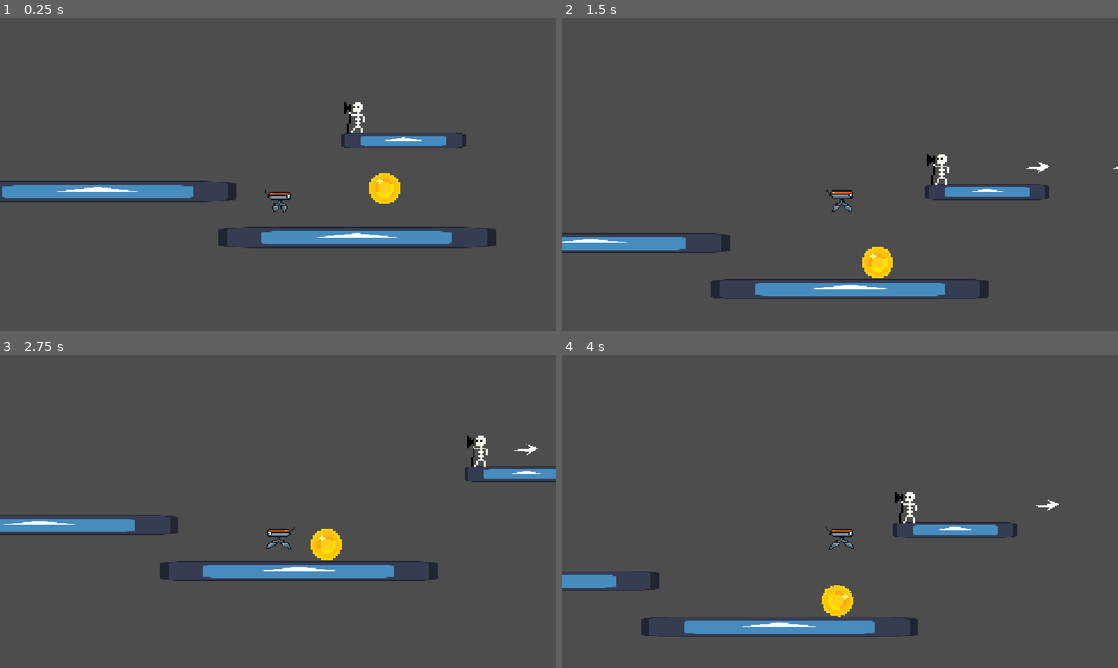
Above: before the commit, frames 1-4 (two rows, left to right).
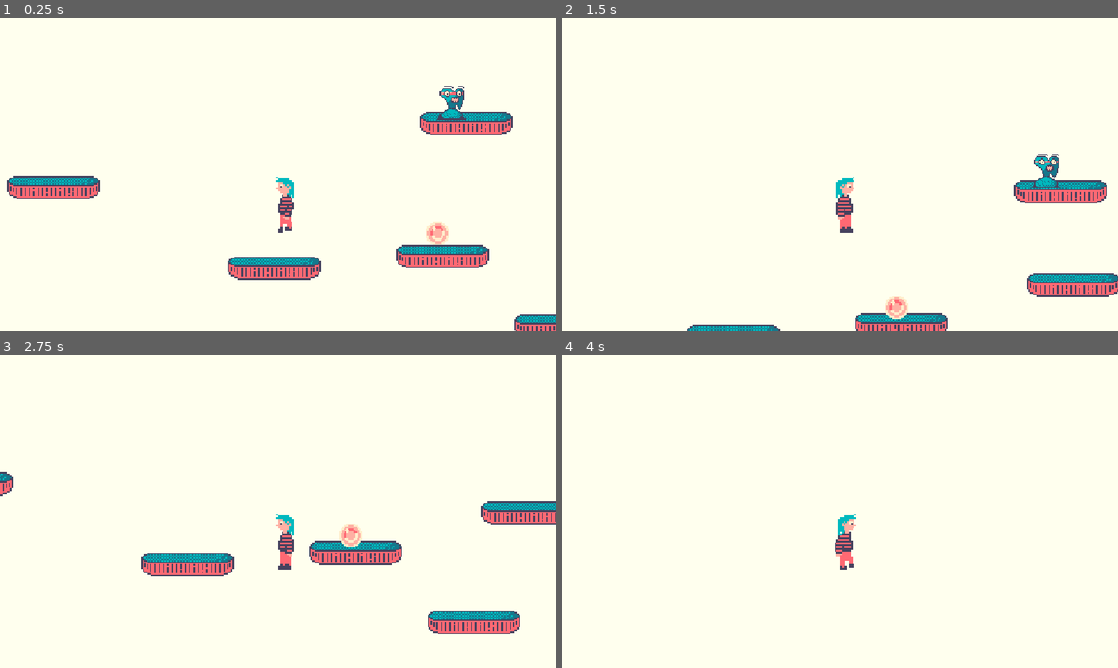
Above: after the commit, the same moments.

Repository: InnDieGames/godot-platformer
Game: Godot game, scene res://Level.tscn
The game is run twice, just before and just after one commit, with the same random seed, the same clock (stepped at 60 frames per second) and the same inputs. The engine's default icon, where the game draws it, is replaced by a stand-in: a white triangle on a blue panel in a dark square.
Inputs:
- Up to frame 1 (0.25 s): no input
- Up to frame 2 (1.5 s): tap Enter (ui_accept) at 0.5, 0.77 s; hold Right (ui_right) from 0.53 s (still down)
- Up to frame 3 (2.75 s): tap Enter (ui_accept) at 1.52 s; release Right (ui_right) at 2.03 s; hold Left (ui_left) from 2.03 s (still down)
- Up to frame 4 (4 s): release Left (ui_left) at 2.78 s; hold Right (ui_right) from 2.78 s (still down); tap Enter (ui_accept) at 3.02, 3.77 s

The runs differ from the first frame. In frame 1, 98% of the frame differs, in the area x 0-100%, y 0-100%; in frame 2, 98%; in frame 3, 98%; in frame 4, 100%.

Commit message:
new sprites

Diff:
--- a/Bullet.tscn
+++ b/Bullet.tscn
@@ -1,16 +1,31 @@
 [gd_scene format=3 uid="uid://efqihhycxpop"]
 
 [ext_resource type="Script" uid="uid://cn5y5podjtlm4" path="res://bullet.gd" id="1_ayd6b"]
+[ext_resource type="Texture2D" uid="uid://c1nxpcm7aympr" path="res://images/projectile.png" id="2_4s4u5"]
+
+[sub_resource type="CircleShape2D" id="CircleShape2D_kjfh8"]
+radius = 22.0
 
 [node name="Area2D" type="Area2D" unique_id=278852654]
 script = ExtResource("1_ayd6b")
 
 [node name="Polygon2D" type="Polygon2D" parent="." unique_id=1041444260]
+visible = false
 polygon = PackedVector2Array(10, -5, 94, -13, 72, -31, 125, -13, 68, 20, 88, 2)
 metadata/_edit_lock_ = true
 
 [node name="CollisionPolygon2D" type="CollisionPolygon2D" parent="." unique_id=1371253693]
+visible = false
 polygon = PackedVector2Array(-2, -1, 91, -14, 71, -32, 124, -13, 69, 19, 88, 3, 10, -5)
 metadata/_edit_lock_ = true
 
+[node name="Sprite2D" type="Sprite2D" parent="." unique_id=885468414]
+position = Vector2(30, -18)
+scale = Vector2(4, 4)
+texture = ExtResource("2_4s4u5")
+
+[node name="CollisionShape2D" type="CollisionShape2D" parent="." unique_id=447675542]
+position = Vector2(30, -19)
+shape = SubResource("CircleShape2D_kjfh8")
+
 [connection signal="body_entered" from="." to="." method="_on_body_entered"]
--- a/Level.tscn
+++ b/Level.tscn
@@ -1,26 +1,38 @@
 [gd_scene format=3 uid="uid://cmjqqu05dqhyp"]
 
-[ext_resource type="Texture2D" uid="uid://dyn44k75igsrg" path="res://icon.svg" id="1_bexhn"]
 [ext_resource type="PackedScene" uid="uid://bafpsppybqs8c" path="res://Platform.tscn" id="1_wkftn"]
 [ext_resource type="PackedScene" uid="uid://rcxni45cw5lf" path="res://Player.tscn" id="2_t7iv1"]
 [ext_resource type="Texture2D" uid="uid://cdw6jliqlwoju" path="res://images/coin.png" id="3_mxnmf"]
 [ext_resource type="Script" uid="uid://bwn755hx3wwma" path="res://moving_platform.gd" id="3_q4iis"]
 [ext_resource type="Script" uid="uid://bmvuljn1ixelm" path="res://enemy.gd" id="5_m3clv"]
+[ext_resource type="Texture2D" uid="uid://bephpu1m8r6su" path="res://images/platform.png" id="5_mxnmf"]
 [ext_resource type="Texture2D" uid="uid://bav1o6e4gyopl" path="res://images/enemy.png" id="7_4eo0i"]
 
 [sub_resource type="CircleShape2D" id="CircleShape2D_kjfh8"]
 radius = 67.00746
 
 [sub_resource type="RectangleShape2D" id="RectangleShape2D_d2k7y"]
-size = Vector2(518, 63)
+size = Vector2(250, 44)
 
 [sub_resource type="RectangleShape2D" id="RectangleShape2D_kjfh8"]
-size = Vector2(124, 123)
+size = Vector2(77, 92)
 
 [node name="Node2D" type="Node2D" unique_id=4597657]
 
 [node name="StaticBody2D2" parent="." unique_id=1192229484 instance=ExtResource("1_wkftn")]
 position = Vector2(-494.99988, 415)
+
+[node name="StaticBody2D2" parent="StaticBody2D2" unique_id=1561987290 instance=ExtResource("1_wkftn")]
+position = Vector2(609.9999, 222)
+
+[node name="StaticBody2D2" parent="StaticBody2D2/StaticBody2D2" unique_id=703114805 instance=ExtResource("1_wkftn")]
+position = Vector2(939, -142)
+
+[node name="StaticBody2D2" parent="StaticBody2D2/StaticBody2D2/StaticBody2D2" unique_id=614764540 instance=ExtResource("1_wkftn")]
+position = Vector2(-148, 302)
+
+[node name="StaticBody2D2" parent="StaticBody2D2/StaticBody2D2/StaticBody2D2/StaticBody2D2" unique_id=94414911 instance=ExtResource("1_wkftn")]
+position = Vector2(665, -395)
 
 [node name="StaticBody2D" parent="." unique_id=1782139307 instance=ExtResource("1_wkftn")]
 position = Vector2(579.5, 605.5)
@@ -29,15 +41,19 @@
 position = Vector2(253, 416)
 
 [node name="RigidBody2D" type="RigidBody2D" parent="." unique_id=966549382]
+position = Vector2(-3, 106)
 
 [node name="CollisionShape2D" type="CollisionShape2D" parent="RigidBody2D" unique_id=666912714]
 position = Vector2(696, 375)
+scale = Vector2(0.5, 0.5)
 shape = SubResource("CircleShape2D_kjfh8")
+metadata/_edit_lock_ = true
 
 [node name="Sprite2D" type="Sprite2D" parent="RigidBody2D" unique_id=293313477]
 position = Vector2(699, 373)
-scale = Vector2(4, 4)
+scale = Vector2(2, 2)
 texture = ExtResource("3_mxnmf")
+metadata/_edit_lock_ = true
 
 [node name="AnimatableBody2D" type="AnimatableBody2D" parent="." unique_id=1028087066]
 position = Vector2(454, 182)
@@ -45,24 +61,25 @@
 
 [node name="Sprite2D" type="Sprite2D" parent="AnimatableBody2D" unique_id=1875731882]
 position = Vector2(249, 22)
-scale = Vector2(4.015625, 0.5)
-texture = ExtResource("1_bexhn")
+scale = Vector2(4, 4)
+texture = ExtResource("5_mxnmf")
 metadata/_edit_lock_ = true
 
 [node name="CollisionShape2D" type="CollisionShape2D" parent="AnimatableBody2D" unique_id=995927746]
-position = Vector2(249, 21.5)
+position = Vector2(249, 31)
 shape = SubResource("RectangleShape2D_d2k7y")
 metadata/_edit_lock_ = true
 
 [node name="CharacterBody2D2" type="CharacterBody2D" parent="." unique_id=1530303824]
-position = Vector2(551, 102)
+position = Vector2(727, 122)
 script = ExtResource("5_m3clv")
 
 [node name="Sprite2D" type="Sprite2D" parent="CharacterBody2D2" unique_id=1201582442]
-scale = Vector2(2, 2)
+scale = Vector2(3, 3)
 texture = ExtResource("7_4eo0i")
+metadata/_edit_lock_ = true
 
 [node name="CollisionShape2D" type="CollisionShape2D" parent="CharacterBody2D2" unique_id=1104459106]
-position = Vector2(-1, 0.5)
+position = Vector2(-0.5, 0)
 shape = SubResource("RectangleShape2D_kjfh8")
 metadata/_edit_lock_ = true
--- a/Platform.tscn
+++ b/Platform.tscn
@@ -1,16 +1,19 @@
 [gd_scene format=3 uid="uid://bafpsppybqs8c"]
 
-[ext_resource type="Texture2D" uid="uid://dyn44k75igsrg" path="res://icon.svg" id="1_ibub6"]
+[ext_resource type="Texture2D" uid="uid://bephpu1m8r6su" path="res://images/platform.png" id="1_ibub6"]
 
 [sub_resource type="RectangleShape2D" id="RectangleShape2D_6uta2"]
-size = Vector2(128.22243, 126.457855)
+size = Vector2(63.221558, 10.5)
 
 [node name="StaticBody2D" type="StaticBody2D" unique_id=1192229484]
-scale = Vector2(8.9921875, 0.6484375)
 
 [node name="Sprite2D" type="Sprite2D" parent="." unique_id=1754383738]
+texture_repeat = 2
+position = Vector2(128, -34)
+scale = Vector2(4, 4)
 texture = ExtResource("1_ibub6")
 
 [node name="CollisionShape2D" type="CollisionShape2D" parent="." unique_id=2144576745]
-position = Vector2(0, 0.77111816)
+position = Vector2(127.9722, -26)
+scale = Vector2(4, 4)
 shape = SubResource("RectangleShape2D_6uta2")
--- a/Player.tscn
+++ b/Player.tscn
@@ -2,38 +2,49 @@
 
 [ext_resource type="Script" uid="uid://bbxndd8s1xl2x" path="res://player.gd" id="1_kpjcp"]
 [ext_resource type="Texture2D" uid="uid://dyn44k75igsrg" path="res://icon.svg" id="2_kne1u"]
-[ext_resource type="Texture2D" uid="uid://cf4br620otcaw" path="res://images/robot.png" id="3_kne1u"]
+[ext_resource type="Texture2D" uid="uid://brx4gxirmpprv" path="res://images/player.png" id="3_kne1u"]
 
 [sub_resource type="RectangleShape2D" id="RectangleShape2D_jj4vh"]
-size = Vector2(122, 124)
+size = Vector2(60, 155)
+
+[sub_resource type="AtlasTexture" id="AtlasTexture_kne1u"]
+atlas = ExtResource("3_kne1u")
+region = Rect2(132, 1, 32, 32)
 
 [sub_resource type="AtlasTexture" id="AtlasTexture_e80uo"]
 atlas = ExtResource("3_kne1u")
-region = Rect2(0, 32, 32, 32)
+region = Rect2(165, 1, 32, 32)
 
 [sub_resource type="AtlasTexture" id="AtlasTexture_cxr5p"]
 atlas = ExtResource("3_kne1u")
-region = Rect2(32, 32, 32, 32)
+region = Rect2(198, 1, 32, 32)
 
 [sub_resource type="AtlasTexture" id="AtlasTexture_tdg3f"]
 atlas = ExtResource("3_kne1u")
-region = Rect2(64, 32, 32, 32)
+region = Rect2(231, 1, 32, 32)
 
 [sub_resource type="AtlasTexture" id="AtlasTexture_dtqjt"]
 atlas = ExtResource("3_kne1u")
-region = Rect2(0, 64, 32, 32)
+region = Rect2(0, 1, 32, 32)
 
 [sub_resource type="AtlasTexture" id="AtlasTexture_5ncpa"]
 atlas = ExtResource("3_kne1u")
-region = Rect2(32, 64, 32, 32)
+region = Rect2(33, 1, 32, 32)
 
 [sub_resource type="AtlasTexture" id="AtlasTexture_wi0c6"]
 atlas = ExtResource("3_kne1u")
-region = Rect2(64, 64, 32, 32)
+region = Rect2(66, 1, 32, 32)
+
+[sub_resource type="AtlasTexture" id="AtlasTexture_hp6x6"]
+atlas = ExtResource("3_kne1u")
+region = Rect2(99, 1, 32, 32)
 
 [sub_resource type="SpriteFrames" id="SpriteFrames_kjfh8"]
 animations = [{
 "frames": [{
+"duration": 1.0,
+"texture": SubResource("AtlasTexture_kne1u")
+}, {
 "duration": 1.0,
 "texture": SubResource("AtlasTexture_e80uo")
 }, {
@@ -56,6 +67,9 @@
 }, {
 "duration": 1.0,
 "texture": SubResource("AtlasTexture_wi0c6")
+}, {
+"duration": 1.0,
+"texture": SubResource("AtlasTexture_hp6x6")
 }],
 "loop": 1,
 "name": &"right",
@@ -70,15 +84,15 @@
 texture = ExtResource("2_kne1u")
 
 [node name="CollisionShape2D" type="CollisionShape2D" parent="." unique_id=76000263]
+position = Vector2(9, -15.5)
 shape = SubResource("RectangleShape2D_jj4vh")
 
 [node name="Camera2D" type="Camera2D" parent="." unique_id=938161814]
 offset = Vector2(0, -100)
-zoom = Vector2(0.5, 0.5)
+zoom = Vector2(0.75, 0.75)
 
 [node name="AnimatedSprite2D" type="AnimatedSprite2D" parent="." unique_id=1698140509]
 position = Vector2(4.9999995, -18.999998)
 scale = Vector2(5, 5)
 sprite_frames = SubResource("SpriteFrames_kjfh8")
-animation = &"right"
-frame_progress = 0.039387025
+animation = &"left"
--- a/project.godot
+++ b/project.godot
@@ -69,3 +69,4 @@
 rendering_device/driver.windows="d3d12"
 renderer/rendering_method="gl_compatibility"
 renderer/rendering_method.mobile="gl_compatibility"
+environment/defaults/default_clear_color=Color(1, 1, 0.93333334, 0.8)
Binary file changed: images/coin.png
Binary file changed: images/enemy.png
Binary file removed: images/enemy_ded.png
Binary file removed: images/heart.png
Binary file added: images/platform.png
Not shown, changed: images/platform.png.import
Binary file added: images/player.png
Not shown, added: images/player.png.import
Binary file added: images/projectile.png
Not shown, changed: images/projectile.png.import
